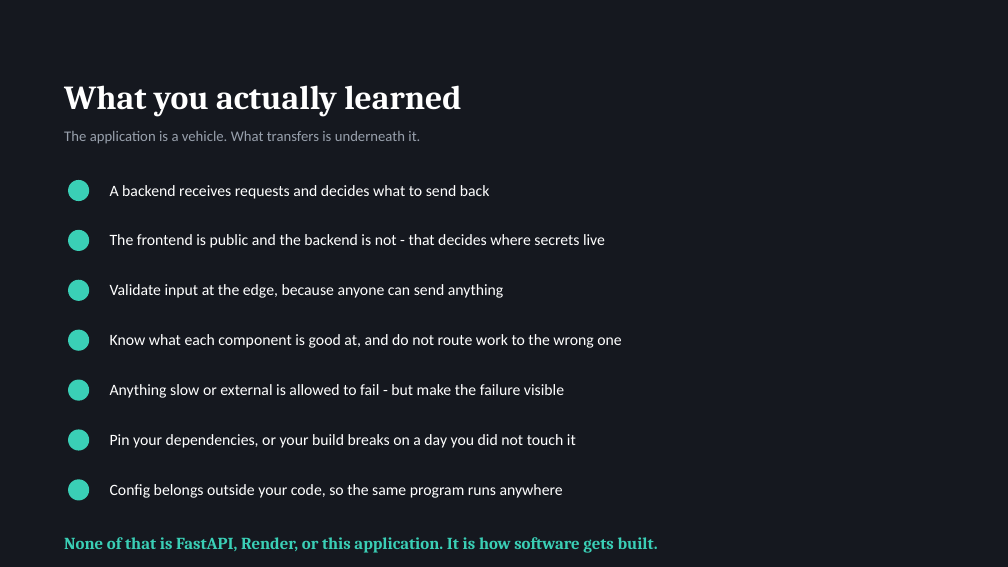
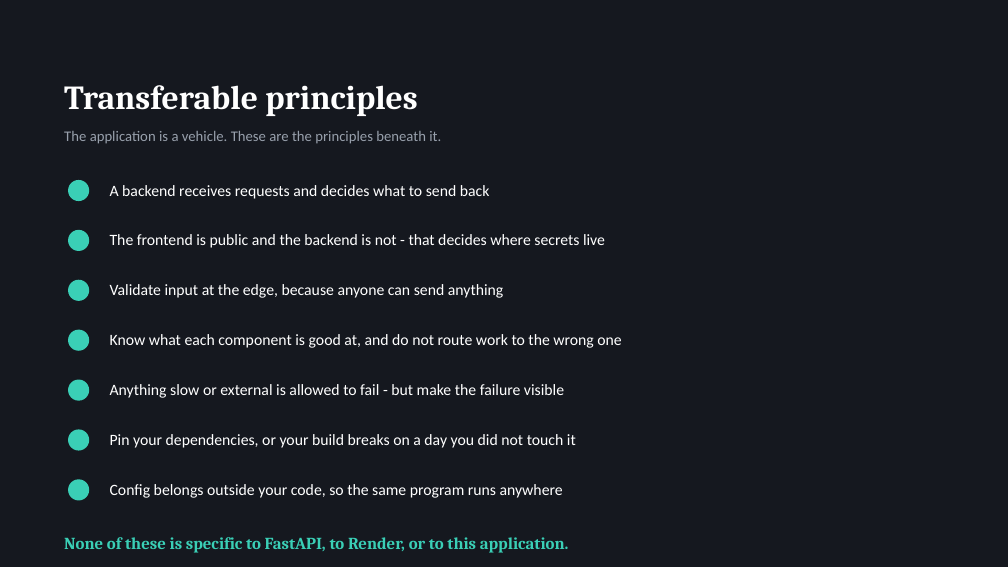
Before and after one commit to Shamsu3100/demon-, a slide deck: slide 77 of Nexus_Workshop_Deck.pptx (slide 75 before the commit). Drawn at 1008x567 pixels with LibreOffice and Linux fonts; fonts in the diff are those of the drawing. Boxes give left, top, right and bottom in pixels: in the first picture for what was removed or moved away, otherwise in the second. Text is boxed around its words. In the diff, an @@ line names an element or a change of style, - is before the commit and + after.

```diff
--- a/Nexus_Workshop_Deck.pptx
+++ b/Nexus_Workshop_Deck.pptx
@@ text at [64,85,417,116]: text changed @@
-What you actually learned
+Transferable principles
@@ text at [64,131,441,144]: text changed @@
-The application is a vehicle. What transfers is underneath it.
+The application is a vehicle. These are the principles beneath it.
@@ text at [64,537,569,553]: text changed @@
-None of that is FastAPI, Render, or this application. It is how software gets built.
+None of these is specific to FastAPI, to Render, or to this application.
```
Also in this commit, not shown: 27 other slides changed, 3 slides added, 1 slide removed, 5 other files.
